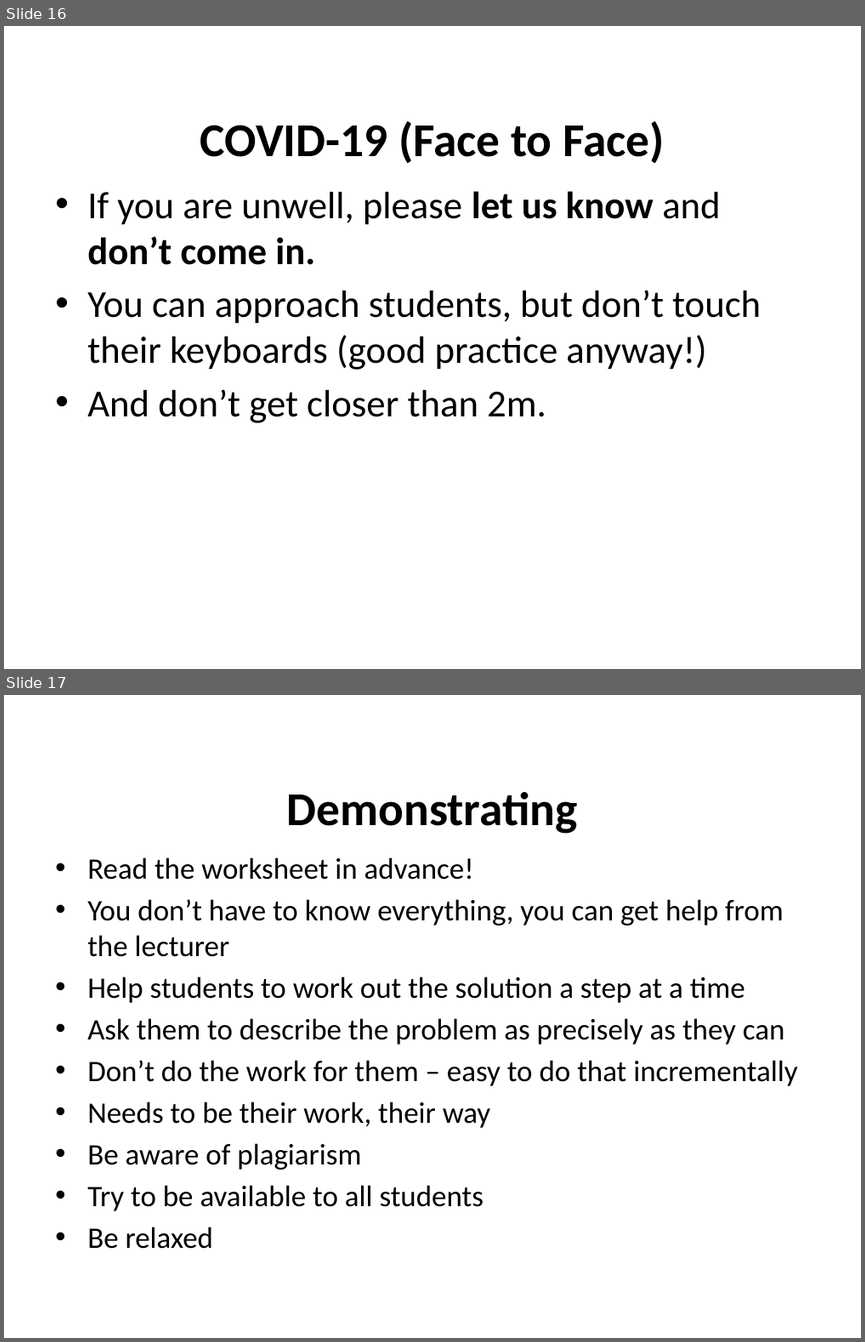
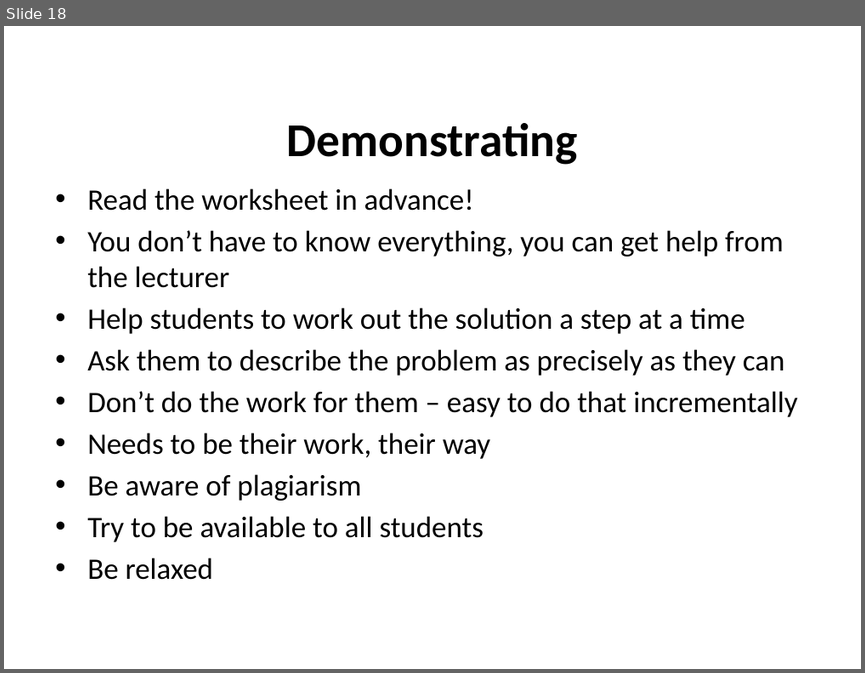
Before and after one commit to jimfinnis/jcf12, a slide deck: static/downloads/dem.pptx. Shown one above the other, each under a label of ours: slides 16 and 17 before the commit, slide 18 after it. The pictures are 865x1342 and 865x673 pixels, drawn with LibreOffice and Linux fonts; fonts in the diff are those of the drawing; background and template pictures are left out. Boxes give left, top, right and bottom in pixels: in the first picture for what was removed or moved away, otherwise in the second. Text is boxed around its words. In the diff, an @@ line names an element or a change of style, - is before the commit and + after.

```diff
--- a/static/downloads/dem.pptx
+++ b/static/downloads/dem.pptx
@@ slide 16 removed at [4, 26, 861, 669], background picture (left out) @@
@@ title removed at [200, 121, 664, 164] @@
-COVID-19 (Face to Face)
@@ text removed at [87, 191, 760, 423] @@
-• If you are unwell, please let us know and don’t come in.
-• You can approach students, but don’t touch their keyboards (good practice anyway!)
-• And don’t get closer than 2m.
@@ what was slide 17 is now slide 18 @@
```
Also in this commit, not shown: 1 slide changed, 2 slides added, 4 other files.
